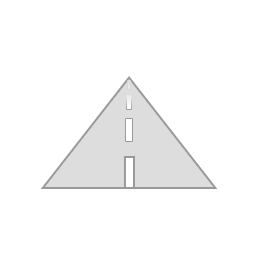
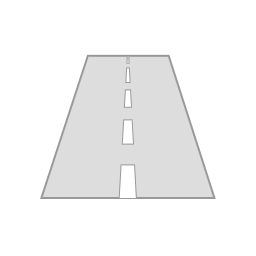
Layers edited between the first and the second 256×256 image:
removed group "stripes" (4 layers) over [123, 81, 135, 189]
removed layer "Shape 10" from group "stripes" over [127, 81, 131, 89]
removed layer "Shape 9" from group "stripes" over [126, 96, 132, 109]
removed layer "Shape 8" from group "stripes" over [125, 119, 132, 141]
removed layer "Shape 7" from group "stripes" over [123, 156, 135, 189]
removed layer "Shape 6" over [40, 76, 218, 189]
added layer "Shape 65 copy" above "Shape 65" over [118, 55, 137, 199]
added layer "Shape 65" above "Layer 1" over [40, 54, 216, 199]
